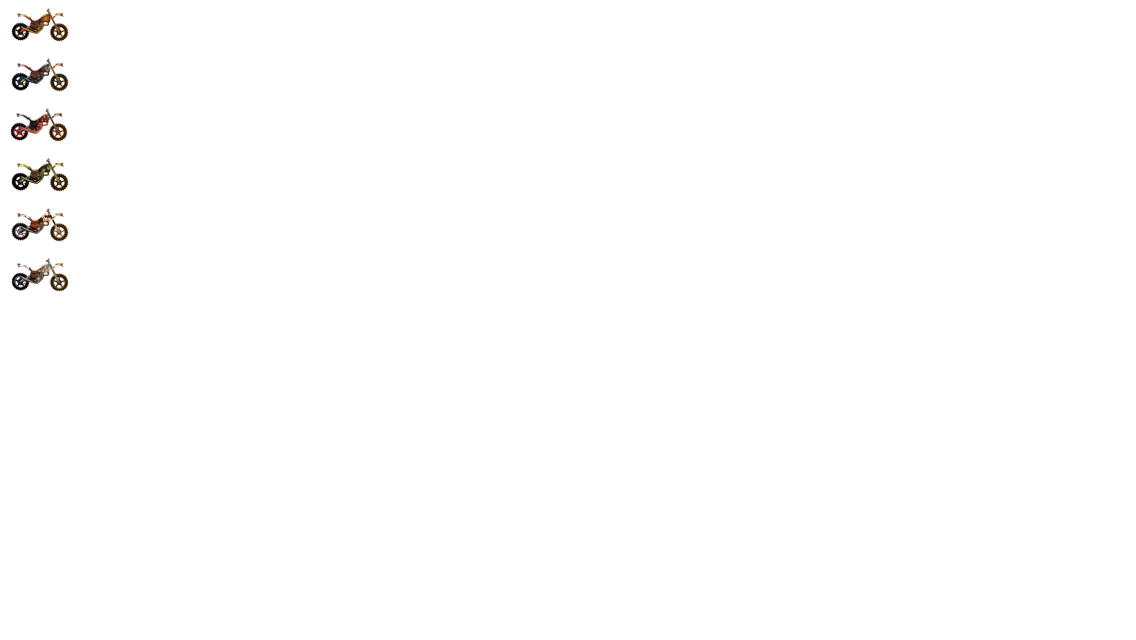
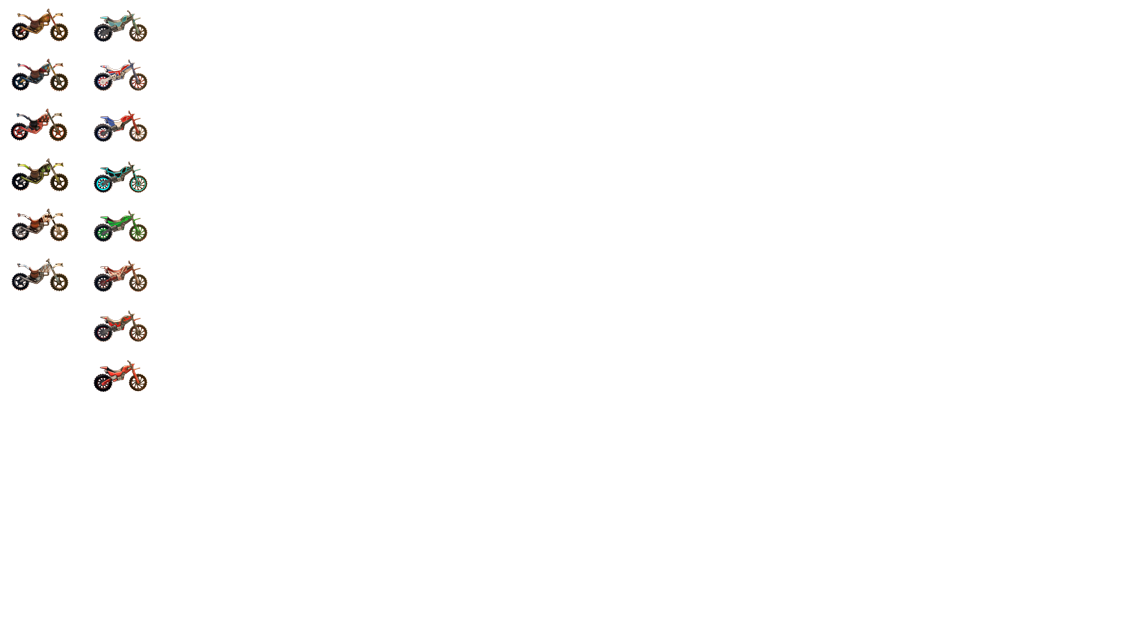
Revision of a layered w=1136, h=640 image; what changed, layer by layer:
added group "tango" with 8 layers above "armadillo" over [93, 10, 148, 392]
added layer "Default" in group "tango" over [93, 10, 148, 42]
added layer "UK" in group "tango" over [93, 59, 148, 91]
added layer "France" in group "tango" over [93, 110, 148, 142]
added layer "Neon" in group "tango" over [93, 161, 148, 193]
added layer "Soylent" in group "tango" over [93, 210, 148, 242]
added layer "Stiched" in group "tango" over [93, 260, 148, 292]
added layer "Flaming" in group "tango" over [93, 310, 148, 342]
added layer "Redlynx" in group "tango" over [93, 360, 148, 392]
